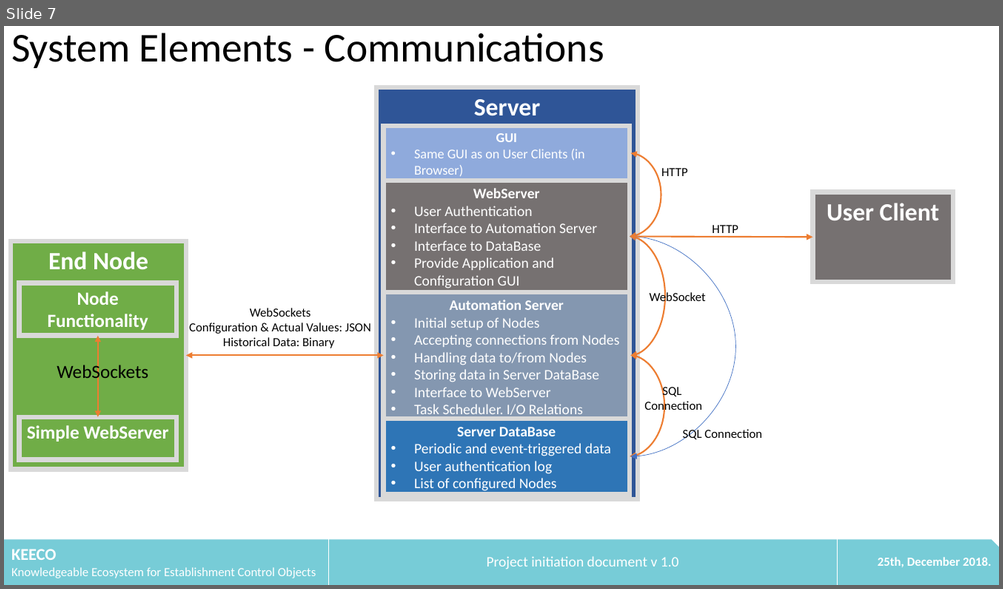
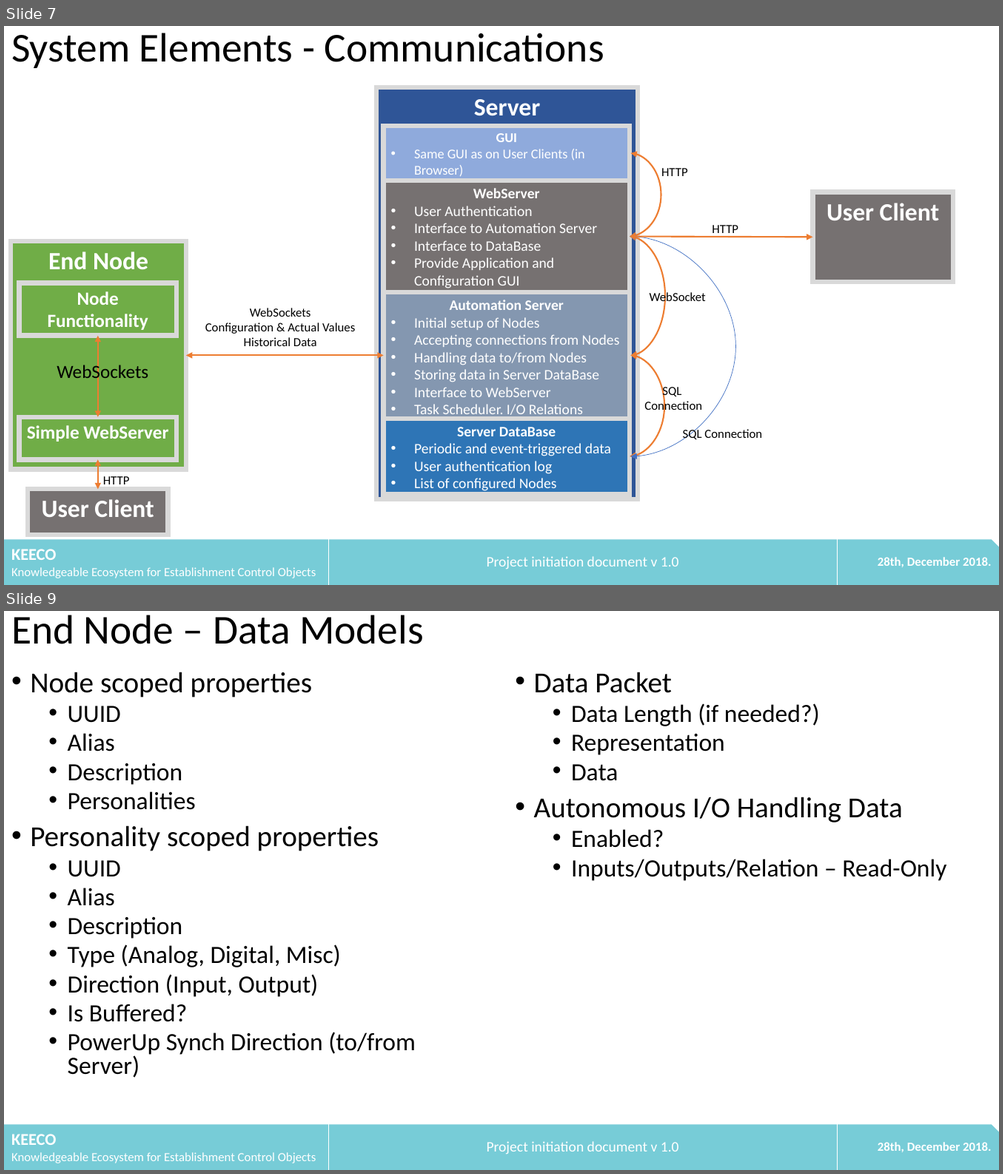
Before and after one commit to litechniks/KEECO, a slide deck: docs/20181225_KEECO_ProjectInit.pptx. Shown one above the other, each under a label of ours: slide 7 before the commit, slides 7 and 9 after it; the slides between them are not shown. The pictures are 1003x589 and 1003x1174 pixels, drawn with LibreOffice and Linux fonts; fonts in the diff are those of the drawing. Boxes give left, top, right and bottom in pixels: in the first picture for what was removed or moved away, otherwise in the second. Text is boxed around its words. In the diff, an @@ line names an element or a change of style, - is before the commit and + after.

Commit message:
Update 20181225_KEECO_ProjectInit.pptx
Additions on 12_18: milestones

```diff
--- a/docs/20181225_KEECO_ProjectInit.pptx
+++ b/docs/20181225_KEECO_ProjectInit.pptx
@@ slide 9 added at [4, 611, 999, 1170], background #FFFFFF @@
@@ text added at [11, 615, 424, 644], 39.6 pt, text #000000 @@
+End Node – Data Models
@@ text added at [30, 672, 415, 1078], 24 pt, text #000000 @@
+• Node scoped properties
+  • UUID
+  • Alias
+  • Description
+  • Personalities
+• Personality scoped properties
+  • UUID
+  • Alias
+  • Description
+  • Type (Analog, Digital, Misc)
+  • Direction (Input, Output)
+  • Is Buffered?
+  • PowerUp Synch Direction (to/from Server)
@@ text added at [534, 672, 946, 881], 24 pt, text #000000 @@
+• Data Packet
+  • Data Length (if needed?)
+  • Representation
+  • Data
+• Autonomous I/O Handling Data
+  • Enabled?
+  • Inputs/Outputs/Relation – Read-Only
@@ snip rect added at [4, 1125, 999, 1170], fill #77CCD7 @@
@@ table added at [4, 1125, 999, 1170], 1 rows, 3 columns @@
+KEECO / Knowledgeable Ecosystem for Establishment Control Objects | Project initiation document v 1.0 | 28th, December 2018.
@@ slide 7 changed as well @@
@@ text "WebSockets": place and size @@
-text "WebSockets" at [189, 308, 371, 349]
+text "WebSockets" at [205, 308, 355, 346]
@@ text at [205, 323, 355, 346]: text changed @@
-Configuration & Actual Values: JSON
-Historical Data: Binary
+Configuration & Actual Values
+Historical Data
@@ double arrow added from (98, 460) to (98, 489), #ED7D31 1.5 pt @@
@@ rectangle added at [28, 489, 168, 535], fill #767171, outline #D9D9D9 4.5 pt, 24 pt, text #FFFFFF, bold @@
+User Client
@@ text added at [103, 477, 130, 485], 12 pt, text #000000 @@
+HTTP
@@ table at [4, 540, 999, 585] @@
-row 1, column 3: 25th, December 2018.
+row 1, column 3: 28th, December 2018.
```
Also in this commit, not shown: 6 other slides changed, 4 other slides added.
